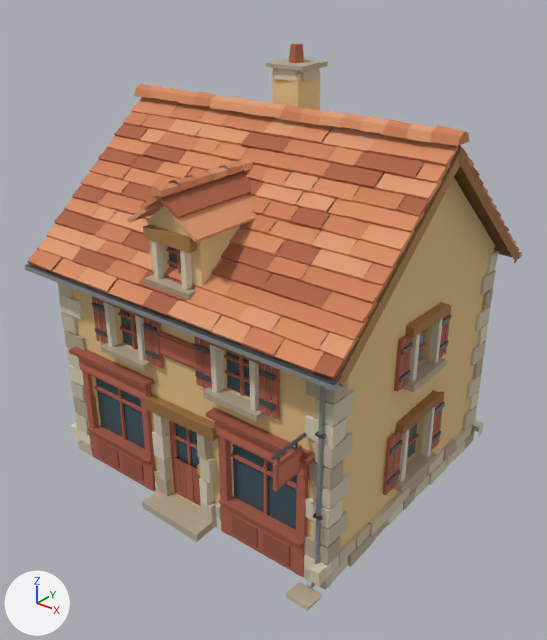
An edit to the glTF model games/la-petite-ligne-2/assets/lieux/aubrune/batiments/cafe.glb, drawn before and after from the same camera.
Rendered twice from a camera (50 mm lens) standing at (9.35, -11.85, 10.61) and looking at (0.3, -0.53, 3.59). Lighting does not change. The marker at lower left points along +X, +Y and +Z. The picture after the commit comes second. Vertices at exactly the same position are counted once.

Objects in the first picture: 'cafe'.
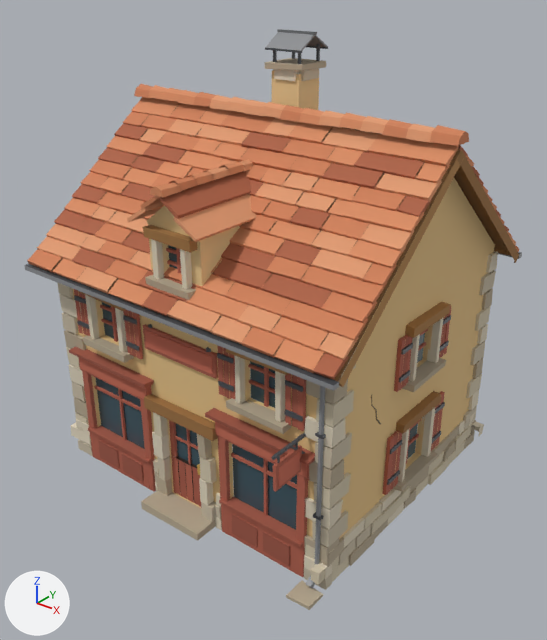
What differs and where, as boxes (x1, y1, x2, y2) in the pictures (547 x 640 px):
'cafe', reshaped
    before: (24, 43, 522, 611)
    after: (24, 29, 522, 610)
part 1 of me_cafe, rebuilt
    before: (304, 535, 340, 565)
    after: (304, 535, 340, 566)
part 2 of me_cafe, deleted
    before: (69, 43, 499, 611)
part 3 of me_cafe, built on
    before: (58, 68, 447, 588)
    after: (57, 29, 498, 610)

The change in detail:
me_cafe is used by ob_cafe; location (0.0, 0.0, 0.0).
me_cafe had 4859 vertices, 4267 faces and spanned x -3.92..3.92, y -3.95..3.68, z -0.02..9.02.
me_cafe now has 5239 vertices, 4669 faces and spans x -3.92..3.92, y -3.95..3.69, z -0.02..9.26.
me_cafe part 1: the loose piece of 8 vertices spanning x 3.0..3.58, y -3.08..-2.66, z 0.57..0.98 is rebuilt with 8 vertices and now spans x 3.0..3.58, y -3.08..-2.66, z 0.56..0.98.
me_cafe part 2: 128 loose pieces with 989 vertices, spanning x -3.76..3.76, y -3.91..3.68, z -0.02..9.02, are deleted.
me_cafe part 3: 506 vertices moved from x -3.69..3.69, y -3.83..3.42, z 0.0..7.08 to x -3.68..3.69, y -3.83..3.42, z -0.01..7.09; 395 vertices removed from x -3.76..3.59, y -3.36..3.36, z -0.01..8.6; 1764 vertices added at x -3.76..3.76, y -3.91..3.69, z -0.02..9.26.
Other edits to the shape of me_cafe do not show in these pictures.
